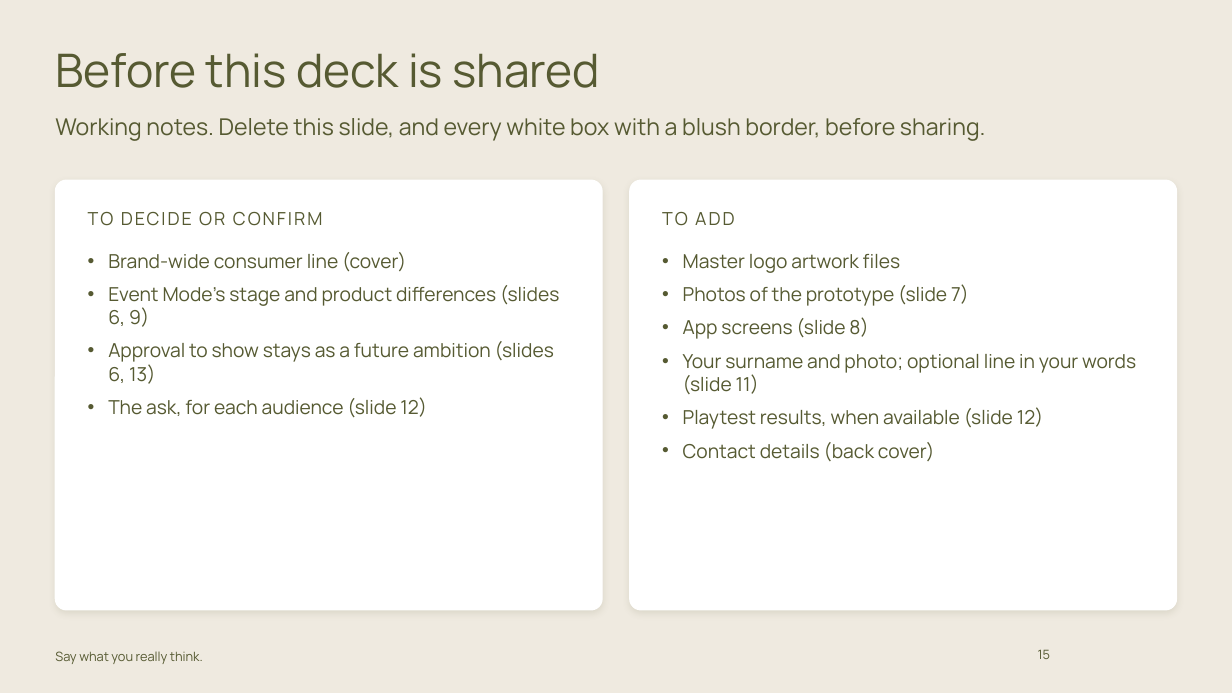
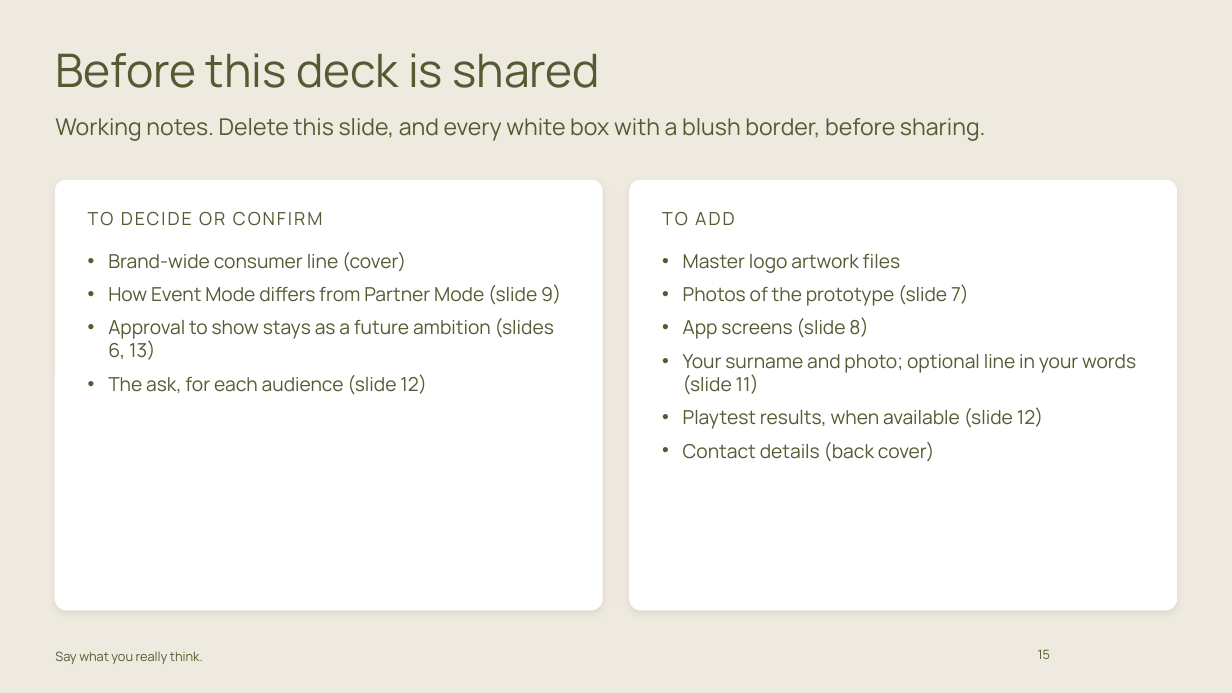
Before and after one commit to carrie147/entre-amis-brand-agent, a slide deck: slide 15 of decks/Entre Amis - core brand story - DRAFT.pptx. Drawn at 1232x693 pixels with LibreOffice and Linux fonts; fonts in the diff are those of the drawing; background and template pictures are left out. Boxes give left, top, right and bottom in pixels: in the first picture for what was removed or moved away, otherwise in the second. Text is boxed around its words. In the diff, an @@ line names an element or a change of style, - is before the commit and + after.

```diff
--- a/decks/Entre Amis - core brand story - DRAFT.pptx
+++ b/decks/Entre Amis - core brand story - DRAFT.pptx
@@ text at [108,284,561,305]: text changed @@
-• Event Mode's stage and product differences (slides 6, 9)
+• How Event Mode differs from Partner Mode (slide 9)
```
Also in this commit, not shown: 3 other slides changed, 4 other files.
